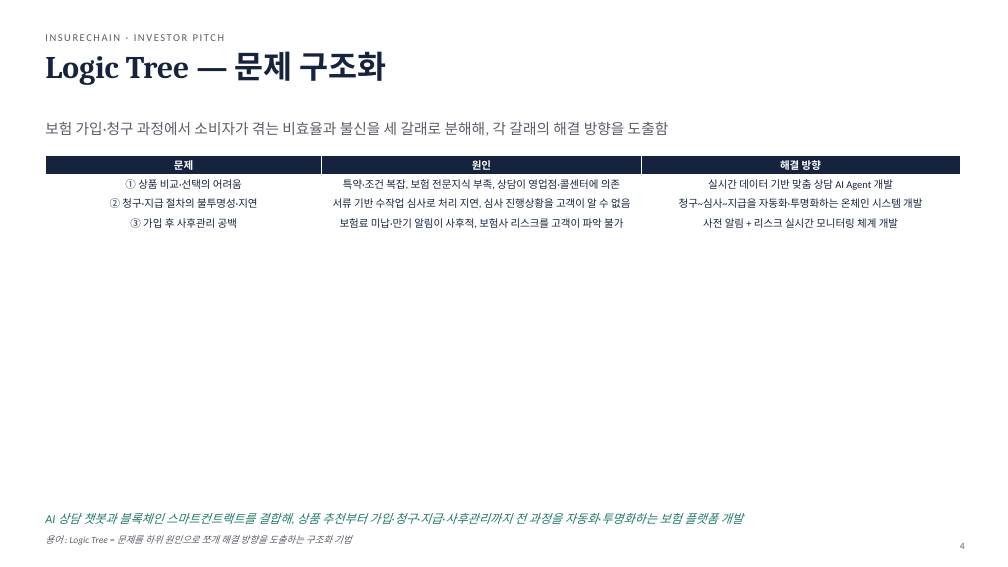
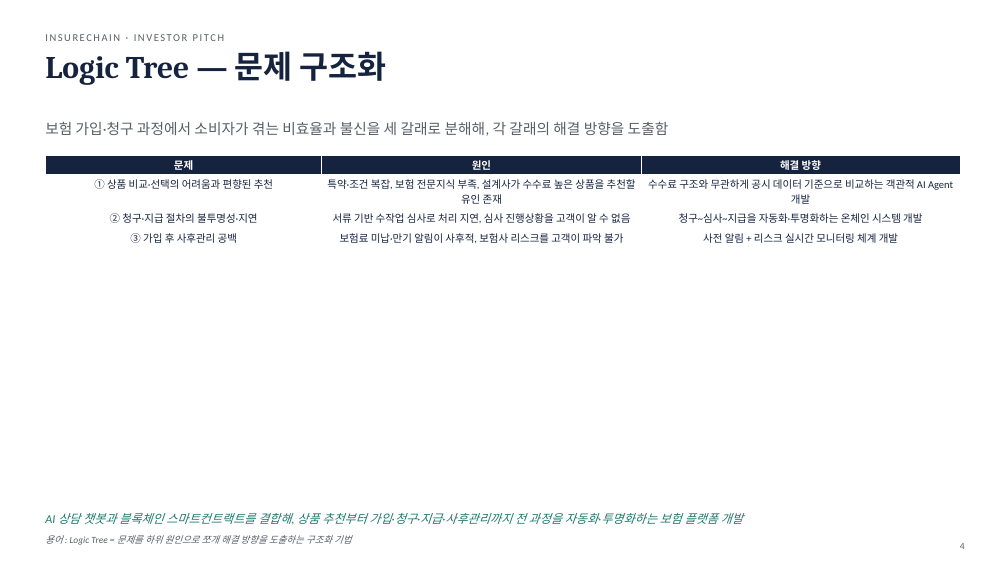
Before and after one commit to leeyonsei78/capstone_project_alpha, a slide deck: slide 4 of 인슈어체인_투자피칭_발표자료.pptx. Drawn at 1008x567 pixels with LibreOffice and Linux fonts; fonts in the diff are those of the drawing. Boxes give left, top, right and bottom in pixels: in the first picture for what was removed or moved away, otherwise in the second. Text is boxed around its words. In the diff, an @@ line names an element or a change of style, - is before the commit and + after.

```diff
--- a/인슈어체인_투자피칭_발표자료.pptx
+++ b/인슈어체인_투자피칭_발표자료.pptx
@@ table at (45, 155, 960, 343) @@
-row 2: ① 상품 비교·선택의 어려움 | 특약·조건 복잡, 보험 전문지식 부족, 상담이 영업점·콜센터에 의존 | 실시간 데이터 기반 맞춤 상담 AI Agent 개발
+row 2: ① 상품 비교·선택의 어려움과 편향된 추천 | 특약·조건 복잡, 보험 전문지식 부족, 설계사가 수수료 높은 상품을 추천할 유인 존재 | 수수료 구조와 무관하게 공시 데이터 기준으로 비교하는 객관적 AI Agent 개발
```
Also in this commit, not shown: 4 other slides changed, 1 slide added, 1 other file.
